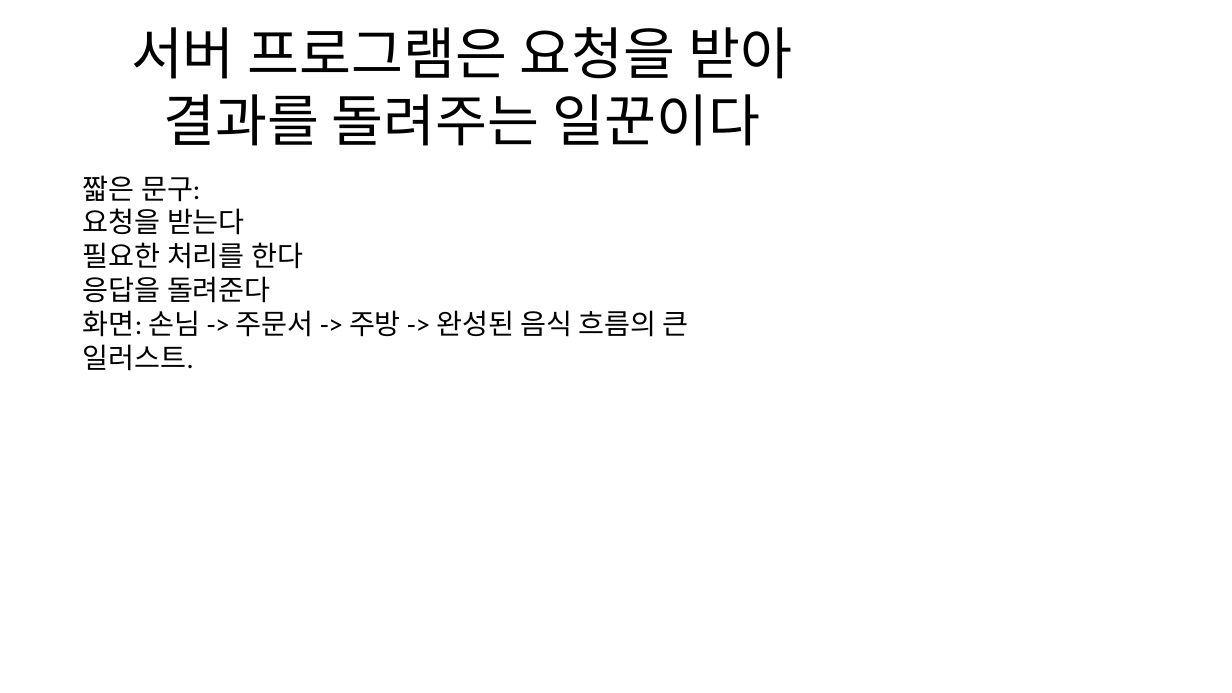
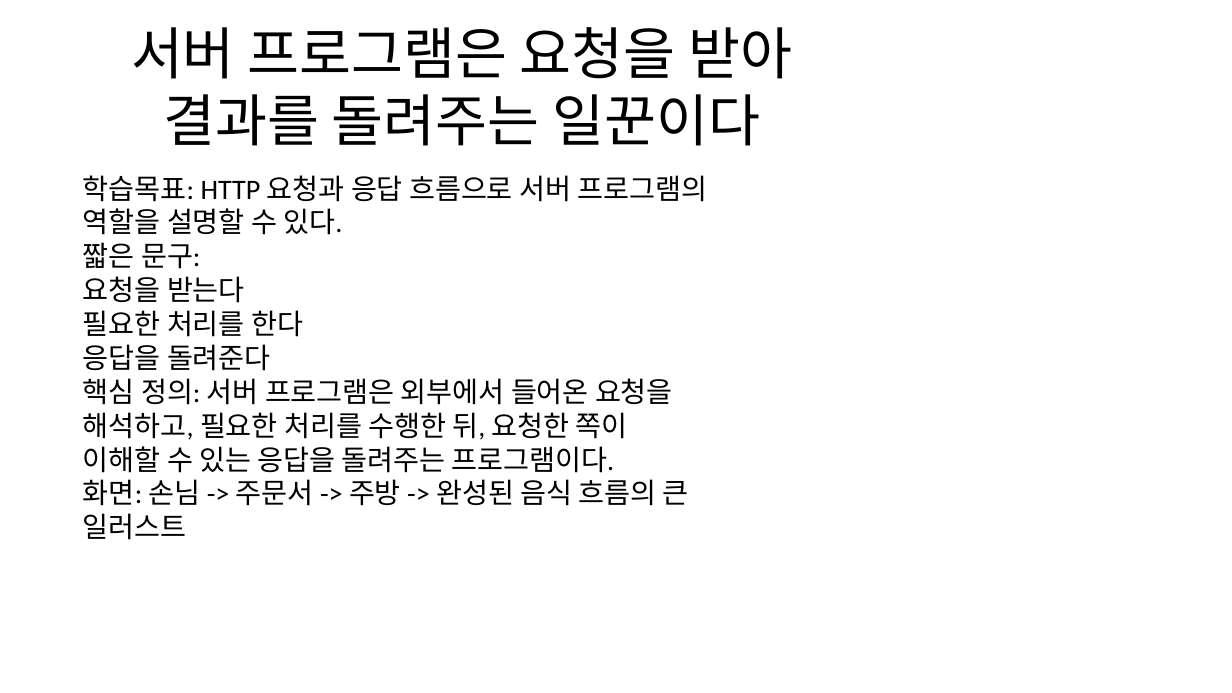
Before and after one commit to openskill-harness/lecture-workflow, a slide deck: slide 4 of courses/spring-boot-basic/pptx/ch01.pptx. Drawn at 1232x693 pixels with LibreOffice and Linux fonts; fonts in the diff are those of the drawing. Boxes give left, top, right and bottom in pixels: in the first picture for what was removed or moved away, otherwise in the second. Text is boxed around its words. In the diff, an @@ line names an element or a change of style, - is before the commit and + after.

```diff
--- a/courses/spring-boot-basic/pptx/ch01.pptx
+++ b/courses/spring-boot-basic/pptx/ch01.pptx
@@ text at [83,175,707,235]: paragraph added @@
+학습목표: HTTP 요청과 응답 흐름으로 서버 프로그램의 역할을 설명할 수 있다.
@@ text at [83,378,689,540]: text changed @@
-화면: 손님 -> 주문서 -> 주방 -> 완성된 음식 흐름의 큰 일러스트.
+핵심 정의: 서버 프로그램은 외부에서 들어온 요청을 해석하고, 필요한 처리를 수행한 뒤, 요청한 쪽이 이해할 수 있는 응답을 돌려주는 프로그램이다.
+화면: 손님 -> 주문서 -> 주방 -> 완성된 음식 흐름의 큰 일러스트
```
Also in this commit, not shown: 25 other slides changed, 24 other files.
